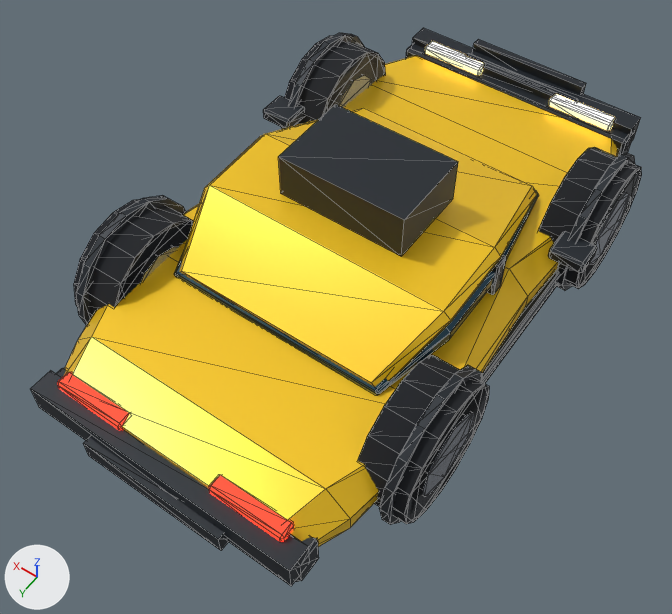
A saved change to the glTF model public/models/vehicles/sports.glb.
One viewpoint serves both versions: a 50 mm camera at (-2.74, 4.35, 5.49) aimed at (-0.05, 0.58, -0.43). Lighting does not change. The marker at lower left points along +X, +Y and +Z. The older version comes first. Mesh edges are drawn as thin lines. Where no turn or scale is listed for an object, it has been applied to the vertices. Vertices at exactly the same position are counted once.

Objects in the first picture: 'sports_body', 'sports_fleet_trim', 'sports_front_left_tyre', 'sports_front_right_tyre', 'sports_glass', 'sports_headlights', 'sports_rear_left_rim', 'sports_rear_left_tyre', 'sports_rear_right_tyre', 'sports_taillights', 'sports_topper', 'sports_trim' and 3 more.
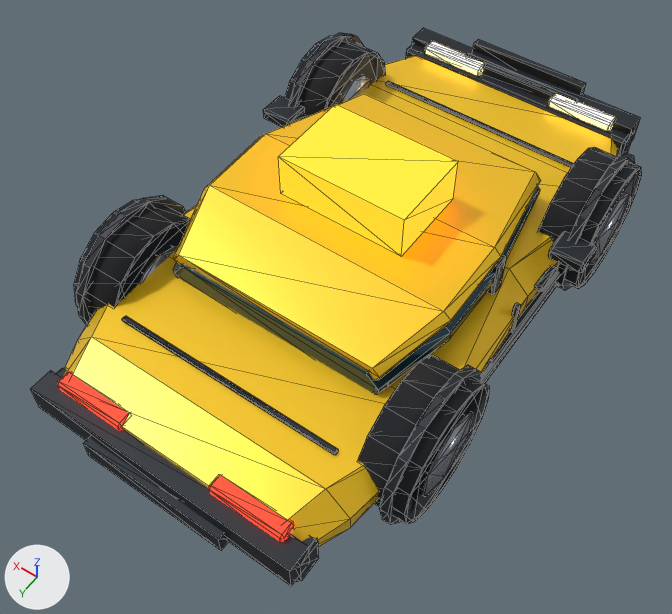
Where the change shows, as pixel boxes [x1, y1, x2, y2] in the pictures (672 x 614 px; the box of a moved part takes in the faces that stretch with it):
'sports_topper', recoloured (lighter): [278, 104, 458, 257] in both
'sports_glass', reshaped: before [174, 189, 539, 395]; after [173, 187, 540, 394]
part 1 of me_sports_body, moved or reshaped: before [179, 185, 451, 387]; after [174, 185, 451, 380]
part 2 of me_sports_body, moved or reshaped: before [266, 108, 537, 259]; after [266, 94, 540, 259]
part 3 of me_sports_glass, moved or reshaped: before [174, 254, 449, 395]; after [173, 263, 449, 394]
part 4 of me_sports_glass, moved or reshaped: before [503, 189, 539, 261]; after [503, 187, 540, 260]
part 5 of me_sports_trim, added: after [511, 303, 521, 331]
part 6 of me_sports_trim, added (mostly hidden): after [482, 359, 492, 376]
part 7 of me_sports_trim, added: after [535, 265, 558, 292]
part 8 of me_sports_trim, added: after [122, 316, 338, 455]
part 9 of me_sports_trim, added: after [386, 81, 574, 167]

The change, as a list of edits to the scene's bpy script:
```text
Change me_sports_body:
    where me_sports_body.from_pydata(...)  # 80 vertices, 152 faces; spans x -1.45..1.45, y -2.5..2.5, z -0.58..0.42
    me_sports_body part 1
    add for i in [*range(48, 56)]: me_sports_body.vertices[i].co += Vector((0.0, 0.0, 0.18))
    me_sports_body part 2
    add for i in [*range(72, 80)]: me_sports_body.vertices[i].co += Vector((0.0, 0.0, 0.16))
Change me_sports_glass:
    remove me_sports_glass.from_pydata(...)  # 32 vertices, 60 faces; spans x -1.13..1.13, y -1.12..1.32, z -0.09..0.34
    add me_sports_glass.from_pydata(...)  # 32 vertices, 60 faces; spans x -1.13..1.13, y -1.12..1.32, z -0.15..0.34
    me_sports_glass part 3
    me_sports_glass.vertices[0].co: (-0.92, 1.32, -0.02) -> (-0.83, 1.32, -0.09)  # pixel (374, 395) -> not seen
    me_sports_glass.vertices[1].co: (0.92, 1.32, -0.02) -> (0.83, 1.32, -0.09)
    me_sports_glass.vertices[2].co: (0.94, 1.32, 0.01) -> (0.94, 1.32, 0.02)  # pixel (174, 274) -> pixel (174, 273)
    me_sports_glass.vertices[3].co: (0.94, 1.32, 0.02) -> (0.94, 1.32, 0.08)  # pixel (174, 273) -> pixel (173, 269)
    me_sports_glass.vertices[4].co: (0.92, 1.32, 0.04) -> (0.83, 1.32, 0.19)  # pixel (175, 273) -> pixel (182, 266)
    me_sports_glass.vertices[5].co: (-0.92, 1.32, 0.04) -> (-0.83, 1.32, 0.19)  # pixel (375, 390) -> pixel (365, 373)
    me_sports_glass.vertices[6].co: (-0.94, 1.32, 0.02) -> (-0.94, 1.32, 0.08)  # pixel (377, 394) -> pixel (378, 389)
    me_sports_glass.vertices[7].co: (-0.94, 1.32, 0.01) -> (-0.94, 1.32, 0.02)  # pixel (377, 395) -> pixel (377, 394)
    me_sports_glass part 4: 8 of 32 vertices moved; they spanned x -0.91..0.91, y -1.12, z -0.09..-0.01 and now span x -0.91..0.91, y -1.12, z -0.15..0.12; mean shift (0.0, 0.0, 0.04); largest move (0.88, -1.12, -0.01) -> (0.8, -1.12, 0.12)
Change me_cube_065:
    where me_cube_065.from_pydata(...)  # 8 vertices, 12 faces; spans x -0.55..0.55, y -0.36..0.36, z -0.19..0.19
    remove me_cube_065.materials.append(mat_vehicle_trim)  # dark grey #242b32
    add me_cube_065.materials.append(mat_taxi_roof_sign)  # orange #ffad21, glowing orange #ff7c19
Change me_sports_trim:
    remove me_sports_trim.from_pydata(...)  # 368 vertices, 680 faces; spans x -1.58..1.58, y -5.02..0.12, z -0.5..0.74
    add me_sports_trim.from_pydata(...)  # 560 vertices, 1032 faces; spans x -1.58..1.58, y -5.02..0.12, z -0.5..0.74
    me_sports_trim part 5: the loose piece of 24 vertices spanning x -1.15..-1.08, y -2.52..-2.38, z 0.34..0.68 is copied, and the copy is scaled about its middle by (0.637, 0.305, 1.09), then moved by (-0.22, 0.0, -0.39); it spans x -1.35..-1.31, y -2.47..-2.43, z -0.06..0.3
    me_sports_trim part 6: the loose piece of 24 vertices spanning x -1.38..-1.26, y -3.8..-1.1, z -0.17..0.01 is copied, and the copy is scaled about its middle by (0.545, 0.0957, 0.271), then moved by (-0.04, 0.6, 0.24); it spans x -1.4..-1.33, y -1.99..-1.71, z 0.13..0.19
    me_sports_trim part 7: the loose piece of 24 vertices spanning x -1.58..-1.28, y -3.28..-3.02, z 0.27..0.39 is copied, and the copy is scaled about its middle by (0.19, 1.1, 0.457), then moved by (0.09, 0.2, -0.19); it spans x -1.38..-1.3, y -3.09..-2.81, z 0.11..0.17
    me_sports_trim part 8: the loose piece of 24 vertices spanning x -1.18..1.18, y -0.12..0.12, z -0.15..0.15 is copied, and the copy is scaled about its middle by (0.83, 0.18, 0.0651), then moved by (0.0, -0.6, 0.36); it spans x -0.97..0.97, y -0.62..-0.58, z 0.35..0.38
    me_sports_trim part 9: the loose piece of 24 vertices spanning x -1.18..1.18, y -5.02..-4.78, z -0.15..0.15 is copied, and the copy is scaled about its middle by (0.845, 0.18, 0.0651), then moved by (0.0, 0.75, 0.22); it spans x -0.99..0.99, y -4.17..-4.13, z 0.21..0.24
    other edits to the shape of me_sports_trim do not show in these pictures
```
